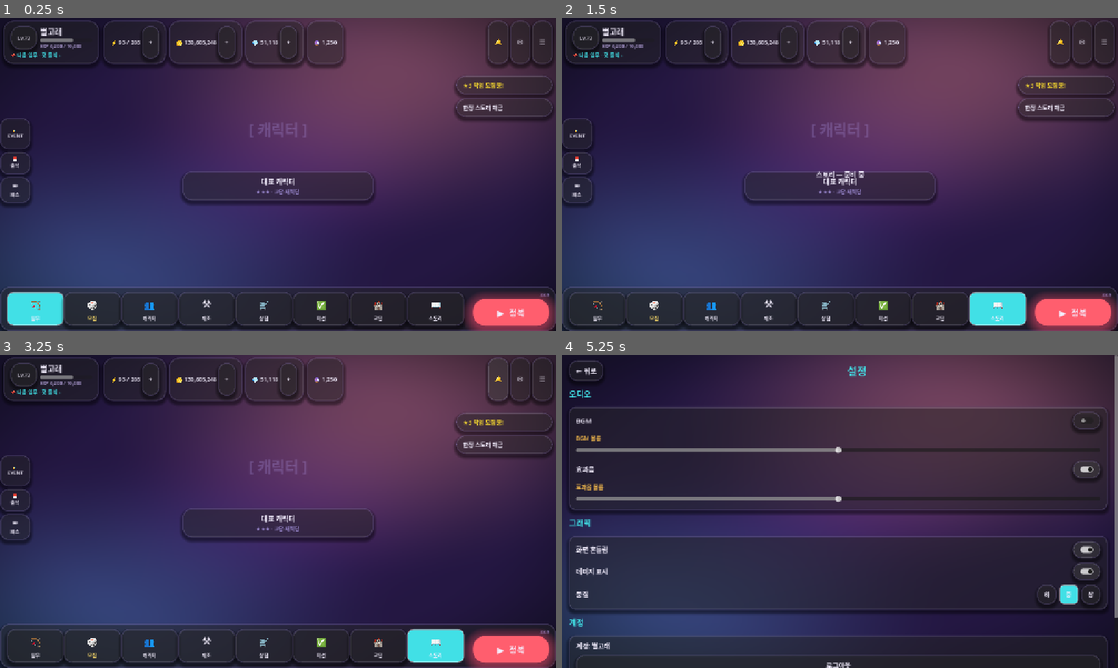
Above: before the commit, frames 1-4 (two rows, left to right).
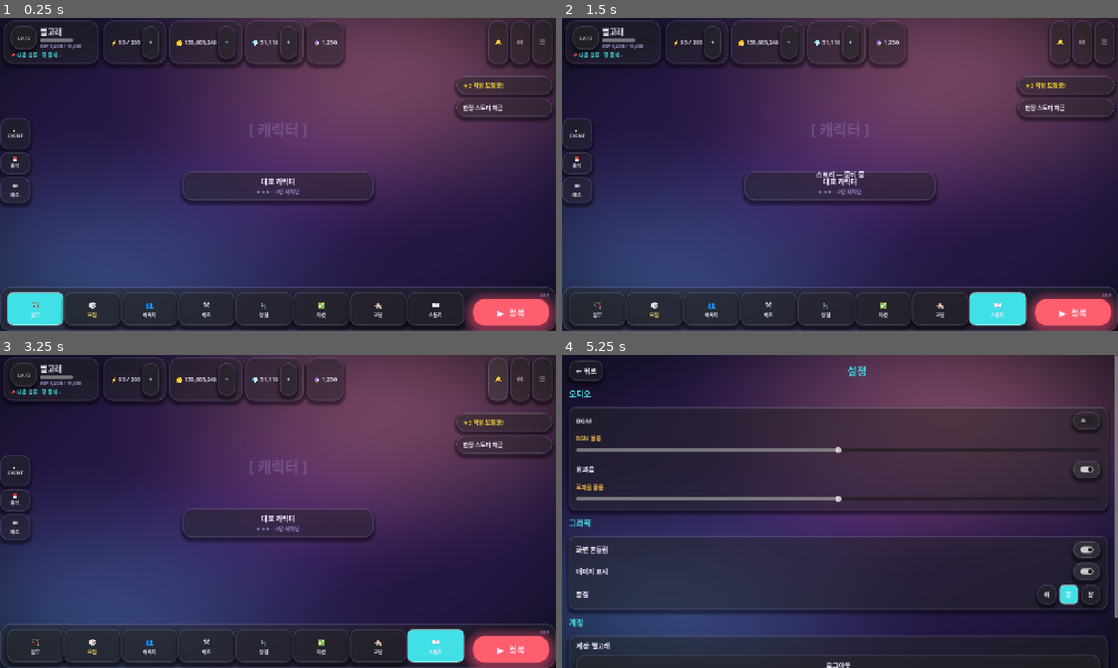
Above: after the commit, the same moments.

Repository: KADSA-OFFICIAL/Group-2
Game: Godot game, scene res://Boot.tscn
Two runs of this game, one before a commit and one after it. Both use one fixed random seed, a clock stepped at 60 frames per second and the inputs below.
Inputs (mouse positions are in pixels of both pictures, inside the frame that each line leads up to):
- Up to frame 1 (0.25 s): no input
- Up to frame 2 (1.5 s): click (995, 309) at 0.5 s; click (995, 309) at 1.25 s
- Up to frame 3 (3.25 s): click "+" at 2 s; click "🔔" at 2.75 s
- Up to frame 4 (5.25 s): click "✉" at 3.5 s; click "← 뒤로" at 4.25 s; click "☰" at 5 s

The runs differ from the first frame. In frame 1, 0.5% of the frame differs, in the area x 5-80%, y 90-97%; in frame 2, 0.5%; in frame 3, 0.5%; in frame 4, nothing differs.

Commit message:
fix: 전체화면 스케일링 수정 + 하단 nav 아이콘 크기 축소 및 분리
- project.godot: stretch/aspect expand→keep (전체화면시 1280×720 뷰포트를
  실제 해상도에 맞게 확대, 내용이 더 크게 보임), resizable=true 추가
- MainScreen.tscn: 하단 nav 아이콘 8개 전부
    · font_size 24→18, min_size Vector2(40,40)→Vector2(26,26)
    · VBox separation 0→2 (아이콘↔이름 사이 여백 추가)
    · NavPanel 높이 90→72px (작아진 아이콘에 맞춤)

Co-Authored-By: Claude Sonnet 4.6 <noreply@anthropic.com>

Diff:
--- a/project.godot
+++ b/project.godot
@@ -36,8 +36,7 @@
 window/size/viewport_height=720
 window/size/resizable=true
 window/stretch/mode="canvas_items"
-window/stretch/aspect="expand"
-window/dpi/allow_hidpi=true
+window/stretch/aspect="keep"
 
 [input]
 
--- a/screens/main/MainScreen.tscn
+++ b/screens/main/MainScreen.tscn
@@ -339,7 +339,7 @@
 anchor_top = 1.0
 anchor_right = 1.0
 anchor_bottom = 1.0
-offset_top = -90.0
+offset_top = -72.0
 grow_horizontal = 2
 grow_vertical = 0
 
@@ -371,15 +371,16 @@
 grow_vertical = 2
 mouse_filter = 2
 alignment = 1
+theme_override_constants/separation = 2
 
 [node name="Icon" type="Label" parent="NavPanel/OuterRow/BottomNav/Hunt/VBox"]
 layout_mode = 2
-custom_minimum_size = Vector2(40, 40)
+custom_minimum_size = Vector2(26, 26)
 text = "🏹"
 horizontal_alignment = 1
 vertical_alignment = 1
 mouse_filter = 2
-theme_override_font_sizes/font_size = 24
+theme_override_font_sizes/font_size = 18
 
 [node name="Name" type="Label" parent="NavPanel/OuterRow/BottomNav/Hunt/VBox"]
 layout_mode = 2
@@ -404,15 +405,16 @@
 grow_vertical = 2
 mouse_filter = 2
 alignment = 1
+theme_override_constants/separation = 2
 
 [node name="Icon" type="Label" parent="NavPanel/OuterRow/BottomNav/Recruit/VBox"]
 layout_mode = 2
-custom_minimum_size = Vector2(40, 40)
+custom_minimum_size = Vector2(26, 26)
 text = "🎲"
 horizontal_alignment = 1
 vertical_alignment = 1
 mouse_filter = 2
-theme_override_font_sizes/font_size = 24
+theme_override_font_sizes/font_size = 18
 theme_override_colors/font_color = Color(1, 0.875, 0.42, 1)
 
 [node name="Name" type="Label" parent="NavPanel/OuterRow/BottomNav/Recruit/VBox"]
@@ -439,15 +441,16 @@
 grow_vertical = 2
 mouse_filter = 2
 alignment = 1
+theme_override_constants/separation = 2
 
 [node name="Icon" type="Label" parent="NavPanel/OuterRow/BottomNav/Characters/VBox"]
 layout_mode = 2
-custom_minimum_size = Vector2(40, 40)
+custom_minimum_size = Vector2(26, 26)
 text = "👥"
 horizontal_alignment = 1
 vertical_alignment = 1
 mouse_filter = 2
-theme_override_font_sizes/font_size = 24
+theme_override_font_sizes/font_size = 18
 
 [node name="Name" type="Label" parent="NavPanel/OuterRow/BottomNav/Characters/VBox"]
 layout_mode = 2
@@ -472,15 +475,16 @@
 grow_vertical = 2
 mouse_filter = 2
 alignment = 1
+theme_override_constants/separation = 2
 
 [node name="Icon" type="Label" parent="NavPanel/OuterRow/BottomNav/Craft/VBox"]
 layout_mode = 2
-custom_minimum_size = Vector2(40, 40)
+custom_minimum_size = Vector2(26, 26)
 text = "⚒"
 horizontal_alignment = 1
 vertical_alignment = 1
 mouse_filter = 2
-theme_override_font_sizes/font_size = 24
+theme_override_font_sizes/font_size = 18
 
 [node name="Name" type="Label" parent="NavPanel/OuterRow/BottomNav/Craft/VBox"]
 layout_mode = 2
@@ -505,15 +509,16 @@
 grow_vertical = 2
 mouse_filter = 2
 alignment = 1
+theme_override_constants/separation = 2
 
 [node name="Icon" type="Label" parent="NavPanel/OuterRow/BottomNav/Shop/VBox"]
 layout_mode = 2
-custom_minimum_size = Vector2(40, 40)
+custom_minimum_size = Vector2(26, 26)
 text = "🛒"
 horizontal_alignment = 1
 vertical_alignment = 1
 mouse_filter = 2
-theme_override_font_sizes/font_size = 24
+theme_override_font_sizes/font_size = 18
 
 [node name="Name" type="Label" parent="NavPanel/OuterRow/BottomNav/Shop/VBox"]
 layout_mode = 2
@@ -538,15 +543,16 @@
 grow_vertical = 2
 mouse_filter = 2
 alignment = 1
+theme_override_constants/separation = 2
 
 [node name="Icon" type="Label" parent="NavPanel/OuterRow/BottomNav/Mission/VBox"]
 layout_mode = 2
-custom_minimum_size = Vector2(40, 40)
+custom_minimum_size = Vector2(26, 26)
 text = "✅"
 horizontal_alignment = 1
 vertical_alignment = 1
 mouse_filter = 2
-theme_override_font_sizes/font_size = 24
+theme_override_font_sizes/font_size = 18
 
 [node name="Name" type="Label" parent="NavPanel/OuterRow/BottomNav/Mission/VBox"]
 layout_mode = 2
@@ -571,15 +577,16 @@
 grow_vertical = 2
 mouse_filter = 2
 alignment = 1
+theme_override_constants/separation = 2
 
 [node name="Icon" type="Label" parent="NavPanel/OuterRow/BottomNav/Faction/VBox"]
 layout_mode = 2
-custom_minimum_size = Vector2(40, 40)
+custom_minimum_size = Vector2(26, 26)
 text = "🏰"
 horizontal_alignment = 1
 vertical_alignment = 1
 mouse_filter = 2
-theme_override_font_sizes/font_size = 24
+theme_override_font_sizes/font_size = 18
 
 [node name="Name" type="Label" parent="NavPanel/OuterRow/BottomNav/Faction/VBox"]
 layout_mode = 2
@@ -604,15 +611,16 @@
 grow_vertical = 2
 mouse_filter = 2
 alignment = 1
+theme_override_constants/separation = 2
 
 [node name="Icon" type="Label" parent="NavPanel/OuterRow/BottomNav/Story/VBox"]
 layout_mode = 2
-custom_minimum_size = Vector2(40, 40)
+custom_minimum_size = Vector2(26, 26)
 text = "📖"
 horizontal_alignment = 1
 vertical_alignment = 1
 mouse_filter = 2
-theme_override_font_sizes/font_size = 24
+theme_override_font_sizes/font_size = 18
 
 [node name="Name" type="Label" parent="NavPanel/OuterRow/BottomNav/Story/VBox"]
 layout_mode = 2
